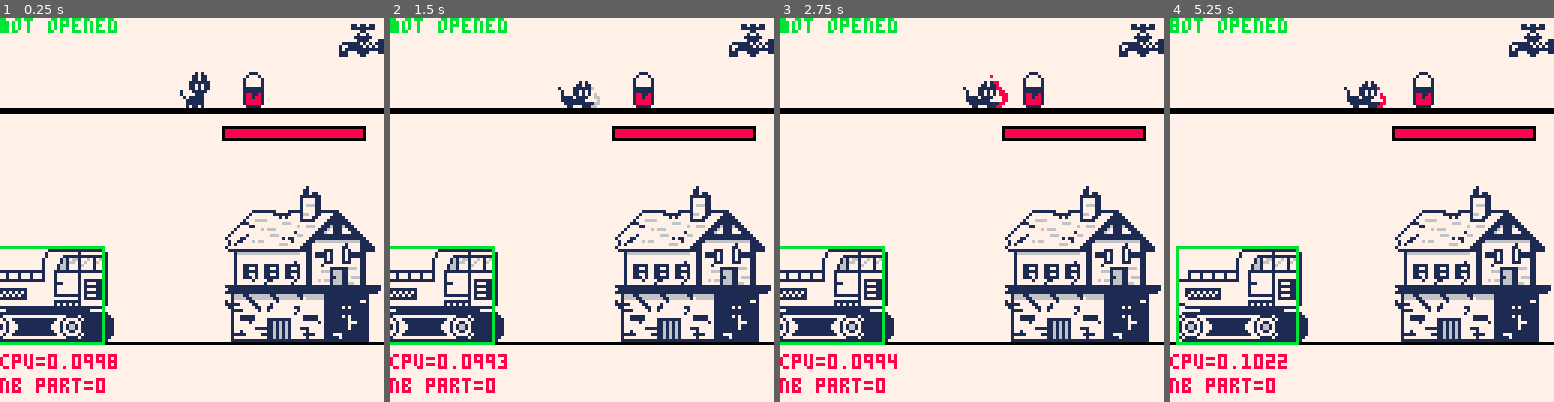
Above: before the commit, frames 1-4 (left to right).
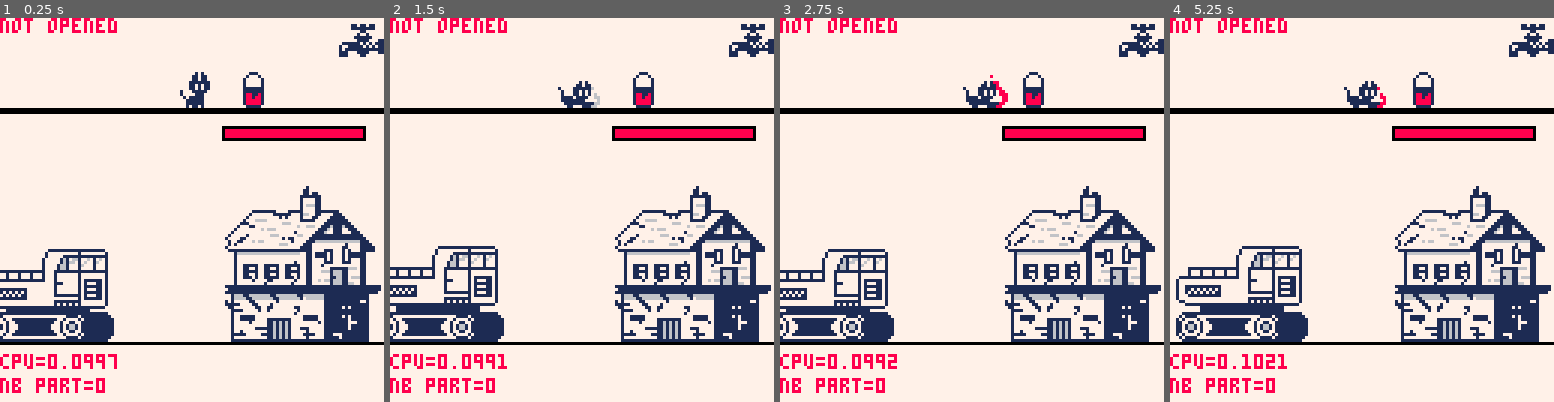
Above: after the commit, the same moments.

Repository: Arche-san/retrocat
Game: PICO-8 cartridge retrocat.p8
Same seed, same stepped clock (60 frames per second), same inputs: the game is played once before the commit and once after it.
Inputs:
- Up to frame 1 (0.25 s): no input
- Up to frame 2 (1.5 s): tap X (X key) at 0.33, 1.07 s; tap O (Z key) at 0.7 s
- Up to frame 3 (2.75 s): hold Right 1.6-2.1 s; tap O (Z key) at 1.7, 2.1, 2.5 s; tap X (X key) at 1.85 s; hold Right from 2.47 s (still down)
- Up to frame 4 (5.25 s): tap O (Z key) every 0.4 s from 2.9 to 4.9 s; tap X (X key) at 2.97, 4.08, 5.2 s; release Right at 3.03 s; hold Left 3.08-3.58 s; hold Right 4.02-4.68 s; hold Left from 5.08 s (still down)

The runs differ from the first frame. In frame 1, 1.2% of the frame differs, in the area x 0-31%, y 0-92%; in frame 2, 2.8%; in frame 3, 1.2%; in frame 4, 3.3%, in the area x 0-35%, y 0-91%.

Commit message:
demolisher shake effect

Diff:
--- a/retrocat.p8
+++ b/retrocat.p8
@@ -296,11 +296,15 @@
   cw = 40,
   ch = 32,
   state = demolisher_state_idle,
-  state_time = 0
+  state_time = 0,
+  spr_shake_time = 0
  }
 end
 
 function demolisher_update(d)
+ -- sprite shake
+ d.spr_shake_time += 1
+
  --state machine
  local state = d.state
  local state_time = d.state_time
@@ -338,15 +342,21 @@
 end
 
 function demolisher_draw(d)
- spr(192, d.x-16, d.y-32, 6, 4)
-
- local cx_start = d.x + d.cx
- local cx_end = cx_start + d.cw
- local cy_start = d.y + d.cy
- local cy_end = cy_start + d.ch
- rect(cx_start, cy_start, cx_end, cy_end, 11)
-
- print(d.state, 0, 0)
+ local spr_y = d.y -32
+ spr_y += cos(flr(d.spr_shake_time / 8) / 2) / 2
+ sspr(0, 96, 48, 21, d.x-16, spr_y)
+ sspr(0, 117, 48, 1, d.x-16, d.y-12)
+ sspr(0, 117, 48, 11, d.x-16, d.y-11)
+ --spr(240, d.x-16, d.y -8, 6, 1)
+ --spr(192, d.x-16, spr_y, 6, 3)
+
+ -- local cx_start = d.x + d.cx
+ -- local cx_end = cx_start + d.cw
+ -- local cy_start = d.y + d.cy
+ -- local cy_end = cy_start + d.ch
+ -- rect(cx_start, cy_start, cx_end, cy_end, 11)
+
+ --print(d.state, 0, 0)
 end
 
 function demolisher_idle(d)
